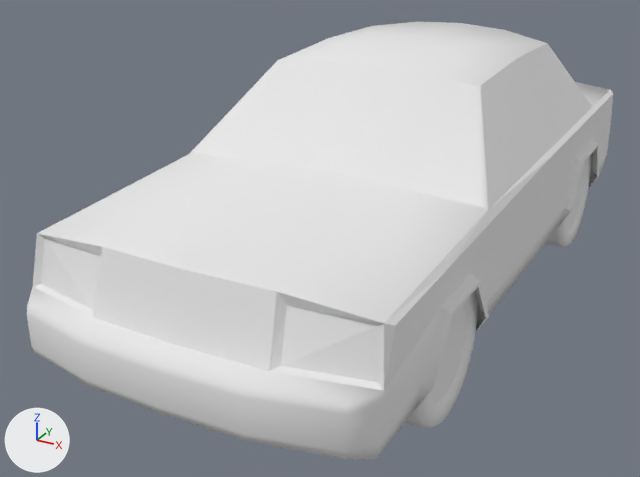
Renders of the OBJ model Mobile/AugmentedEducationAR/app/src/main/assets/Car.obj from each side of a commit.
The view is the same before and after, from a camera (50 mm lens) standing at (2.29, -5.01, 2.74) and looking at (-0.25, -0.39, 0.42). The axes (+X, +Y, +Z) are drawn at lower left. The lights are the same throughout. Where no turn or scale is listed for an object, it has been applied to the vertices.

Names of what the first picture shows: 'Car'.
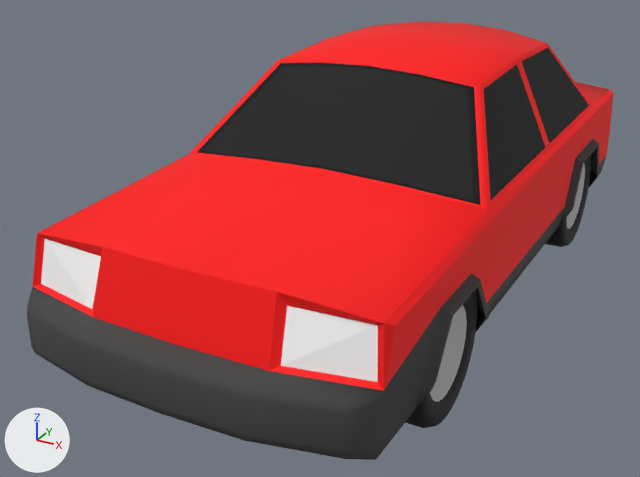
What the commit changed:
Material 'Body' (mat_body) changes colour from white #e7e7e7 to red #ff0000; in linear values from (0.8, 0.8, 0.8) to (1.0, 0.0, 0.0).
Material 'Black' (mat_black) changes colour from white #e7e7e7 to black #000000; in linear values from (0.8, 0.8, 0.8) to (0.0, 0.0, 0.0).
Material 'Window' (mat_window) changes colour from white #e7e7e7 to black #000000; in linear values from (0.8, 0.8, 0.8) to (0.0, 0.0, 0.0).
Material 'Bumpers' (mat_bumpers) changes colour from white #e7e7e7 to black #444444; in linear values from (0.8, 0.8, 0.8) to (0.0586, 0.0586, 0.0586).
Material 'Tires' (mat_tires) changes colour from white #e7e7e7 to black #000000; in linear values from (0.8, 0.8, 0.8) to (0.0, 0.0, 0.0).

Where the change shows, as pixel boxes [x1, y1, x2, y2] in the pictures (640 x 477 px):
'Car', recoloured
    both: [27, 22, 613, 460]
